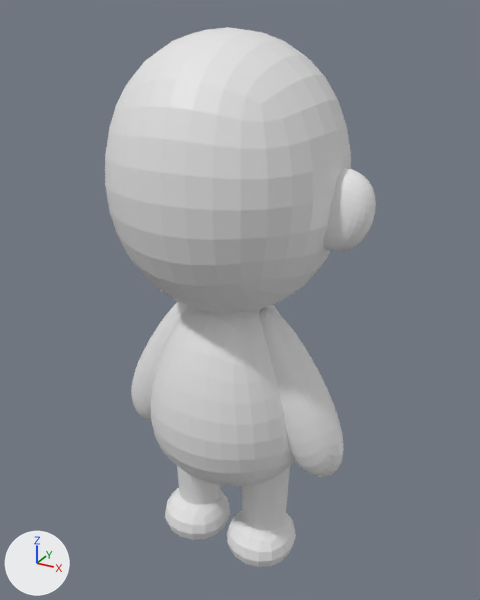
What one commit did to the FBX model Assets/Models/Human.fbx.
Rendered twice from a camera (50 mm lens) standing at (0.933, -1.632, 1.742) and looking at (0.016, 0.035, 0.909). Every picture has the same lights, and +X, +Y and +Z are marked at lower left. Where no turn or scale is listed for an object, it has been applied to the vertices.

The first picture shows 'Body', 'Cube.003', 'Ear', 'Foot', 'Head', 'Leg'.
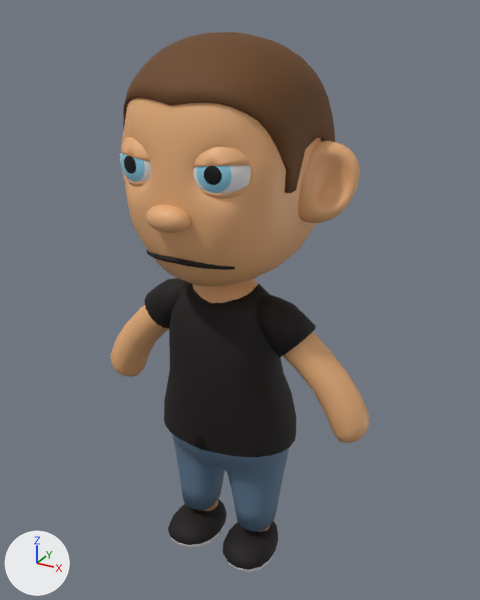
Commit message: human 1 model

The change, as a diff of the scene's bpy script:
```diff
--- a/Assets/Models/Human.fbx.py
+++ b/Assets/Models/Human.fbx.py
@@ me_cube_006 @@
-me_cube_006.from_pydata(...)  # 772 vertices, 768 faces; spans x -0.432..0.432, y -0.062..0.062, z 1.14..1.36
+me_cube_006.from_pydata(...)  # 772 vertices, 768 faces; spans x -0.364..0.364, y -0.058..0.096, z 1.205..1.42
+# me_cube_006 part 3: 386 of 772 vertices moved; they spanned x 0.238..0.432, y -0.062..0.062, z 1.14..1.36 and now span x 0.184..0.364, y -0.058..0.096, z 1.205..1.42; mean shift (-0.064, 0.021, 0.062); largest move (0.372, -0.055, 1.253) -> (0.284, 0.025, 1.297)
+me_cube_006.materials.append(mat_material_006)  # beige #e7ae79
@@ me_cube_004 @@
-me_cube_004.from_pydata(...)  # 196 vertices, 192 faces; spans x -0.248..0.248, y -0.14..0.094, z -0.001..0.146
+me_cube_004.from_pydata(...)  # 196 vertices, 192 faces; spans x -0.198..0.198, y -0.171..0.071, z 0.0..0.098
+# me_cube_004 part 1: 196 of 196 vertices moved; they spanned x -0.248..0.248, y -0.14..0.094, z -0.001..0.146 and now span x -0.198..0.198, y -0.171..0.071, z 0.0..0.098; mean shift (0.0, -0.029, -0.02); largest move (-0.233, 0.032, 0.093) -> (-0.18, 0.009, 0.063)
@@ me_cube_002 @@
-me_cube_002.from_pydata(...)  # 386 vertices, 384 faces; spans x -0.261..0.261, y -0.252..0.252, z 0.289..0.97
+me_cube_002.from_pydata(...)  # 386 vertices, 384 faces; spans x -0.214..0.214, y -0.182..0.141, z 0.354..1.045
+# me_cube_002 part 2: 386 of 386 vertices moved; they spanned x -0.261..0.261, y -0.252..0.252, z 0.289..0.97 and now span x -0.214..0.214, y -0.182..0.141, z 0.354..1.045; mean shift (0.0, -0.018, 0.065); largest move (0.0, 0.245, 0.638) -> (0.0, 0.1, 0.69)
+me_cube_002.materials.append(mat_material_006)  # beige #e7ae79
@@ ob_cube_003 @@
-ob_cube_003 = bpy.data.objects.new('Cube.003', me_cube_005)
@@ ob_head @@
-ob_head = bpy.data.objects.new('Head', me_cube_001)
@@ ob_leg @@
-ob_leg = bpy.data.objects.new('Leg', me_cylinder)
@@ ob_eyes @@
+ob_eyes = bpy.data.objects.new('Eyes', me_sphere_007)  # 532 vertices, 576 faces; spans x -0.195..0.195, y -0.296..-0.118, z 1.289..1.468; in mat_material (white #e7e7e7), mat_material_003 (cyan #8bcee7), mat_material_002 (black #000000)
+ob_eyes.location = (0.0, 0.0, 0.0)
@@ ob_tshirt_001 @@
+ob_tshirt_001 = bpy.data.objects.new('Tshirt.001', me_cube_029)  # 364 vertices, 320 faces; spans x -0.232..0.232, y -0.192..0.153, z 0.473..0.991; in mat_material_004 (black #0f0604)
+ob_tshirt_001.location = (0.0, 0.0, 0.0)
@@ ob_cylinder_002 @@
+ob_cylinder_002 = bpy.data.objects.new('Cylinder.002', me_cylinder_009)  # 565 vertices, 516 faces; spans x -0.211..0.211, y -0.185..0.147, z 0.128..0.517; in mat_material_009 (blue #5c7791)
+ob_cylinder_002.location = (0.0, 0.0, 0.0)
@@ ob_arm_002 @@
+ob_arm_002 = bpy.data.objects.new('Arm.002', me_cylinder_006)  # 306 vertices, 288 faces; spans x -0.469..0.469, y -0.082..0.063, z 0.545..0.92; in mat_material_006 (beige #e7ae79)
+ob_arm_002.location = (0.0, 0.0, 0.0)
@@ ob_head_002 @@
+ob_head_002 = bpy.data.objects.new('Head.002', me_cube_021)  # 672 vertices, 656 faces; spans x -0.262..0.262, y -0.305..0.281, z 0.999..1.675; in mat_material_006 (beige #e7ae79)
+ob_head_002.location = (0.0, 0.0, 0.0)
@@ ob_sleeve @@
+ob_sleeve = bpy.data.objects.new('Sleeve', me_cylinder_008)  # 274 vertices, 256 faces; spans x -0.29..0.29, y -0.091..0.054, z 0.792..0.973; in mat_material_004 (black #0f0604)
+ob_sleeve.location = (0.0, 0.0, 0.0)
@@ ob_hair @@
+ob_hair = bpy.data.objects.new('Hair', me_cube_018)  # 734 vertices, 732 faces; spans x -0.271..0.271, y -0.286..0.29, z 1.129..1.685; in mat_material_007 (brown #69431e)
+ob_hair.location = (0.0, 0.0, 0.0)
@@ ob_cube_001 @@
+ob_cube_001 = bpy.data.objects.new('Cube.001', me_cube_022)  # 98 vertices, 96 faces; spans x -0.0618..0.0618, y -0.3493..-0.2658, z 1.2252..1.2943; in mat_material_006 (beige #e7ae79)
+ob_cube_001.location = (0.0, 0.0, 0.0)
@@ ob_eyelids_top @@
+ob_eyelids_top = bpy.data.objects.new('Eyelids top', me_sphere_008)  # 580 vertices, 624 faces; spans x -0.196..0.196, y -0.295..-0.116, z 1.354..1.469; in mat_material_006 (beige #e7ae79)
+ob_eyelids_top.location = (0.0, 0.0, 0.0)
@@ ob_cylinder_001 @@
+ob_cylinder_001 = bpy.data.objects.new('Cylinder.001', me_cylinder_007)  # 96 vertices, 50 faces; spans x -0.166..0.166, y -0.063..0.041, z 0.08..0.166; in mat_material_006 (beige #e7ae79)
+ob_cylinder_001.location = (0.0, 0.0, 0.0)
@@ ob_eyelids_bottom @@
+ob_eyelids_bottom = bpy.data.objects.new('Eyelids bottom', me_sphere_009)  # 580 vertices, 624 faces; spans x -0.196..0.196, y -0.286..-0.116, z 1.288..1.425; in mat_material_006 (beige #e7ae79)
+ob_eyelids_bottom.location = (0.0, 0.0, 0.0)
@@ ob_nurbspath @@
+ob_nurbspath = bpy.data.objects.new('NurbsPath', me_nurbspath_001)  # 574 vertices, 592 faces; spans x -0.141..0.141, y -0.287..-0.216, z 1.118..1.145; in mat_material_004 (black #0f0604)
+ob_nurbspath.location = (0.0, 0.0, 0.0)
```

Changed parts and their boxes [x1, y1, x2, y2] in the pictures (480 x 600 px):
'Head', deleted: before [105, 27, 351, 313]
'Head.002', added: after [121, 98, 321, 287]
'Body', recoloured, reshaped: before [150, 305, 294, 487]; after [193, 279, 258, 303]
'Tshirt.001', added (black): after [164, 282, 296, 457]
'Hair', added (brown): after [123, 32, 335, 193]
'Cube.003', deleted: before [131, 302, 344, 477]
'Arm.002', added: after [111, 305, 369, 443]
'Cylinder.002', added (blue): after [172, 434, 289, 532]
'Ear', recoloured, reshaped: before [324, 168, 376, 252]; after [298, 141, 360, 223]
'Foot', reshaped (16% narrower, 6% shorter): before [165, 488, 296, 567]; after [168, 499, 278, 573]
'Sleeve', added (black): after [144, 278, 316, 358]
'Leg', deleted: before [177, 466, 290, 530]
'Eyes', added: after [120, 153, 251, 194]
'Eyelids top', added (beige): after [120, 137, 251, 167]
'Cube.001', added (beige): after [146, 204, 191, 233]
'NurbsPath', added (black): after [146, 250, 235, 270]
'Eyelids bottom', added: after [124, 175, 249, 198]
'Cylinder.001', added: after [202, 500, 270, 532]
